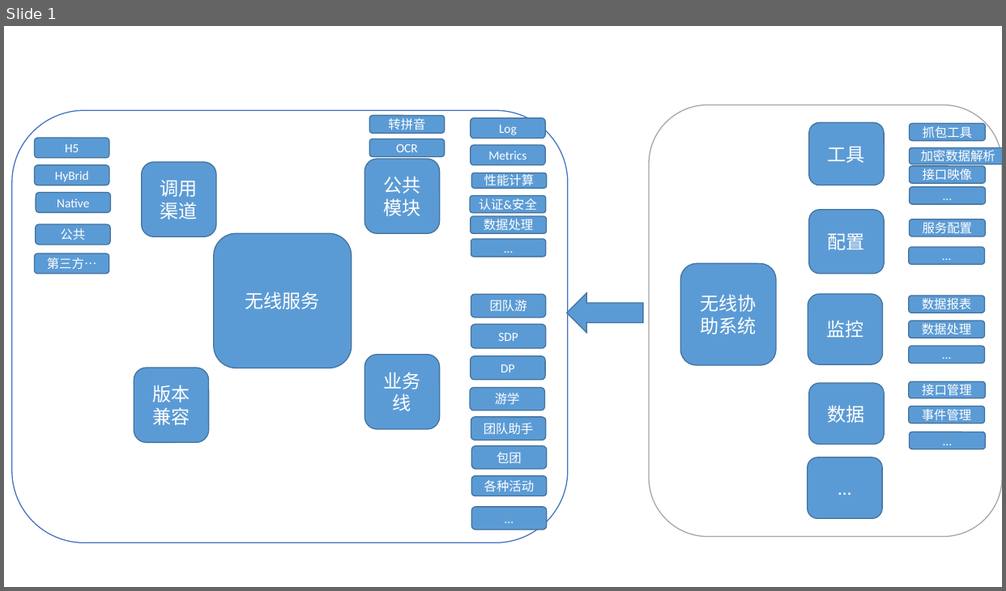
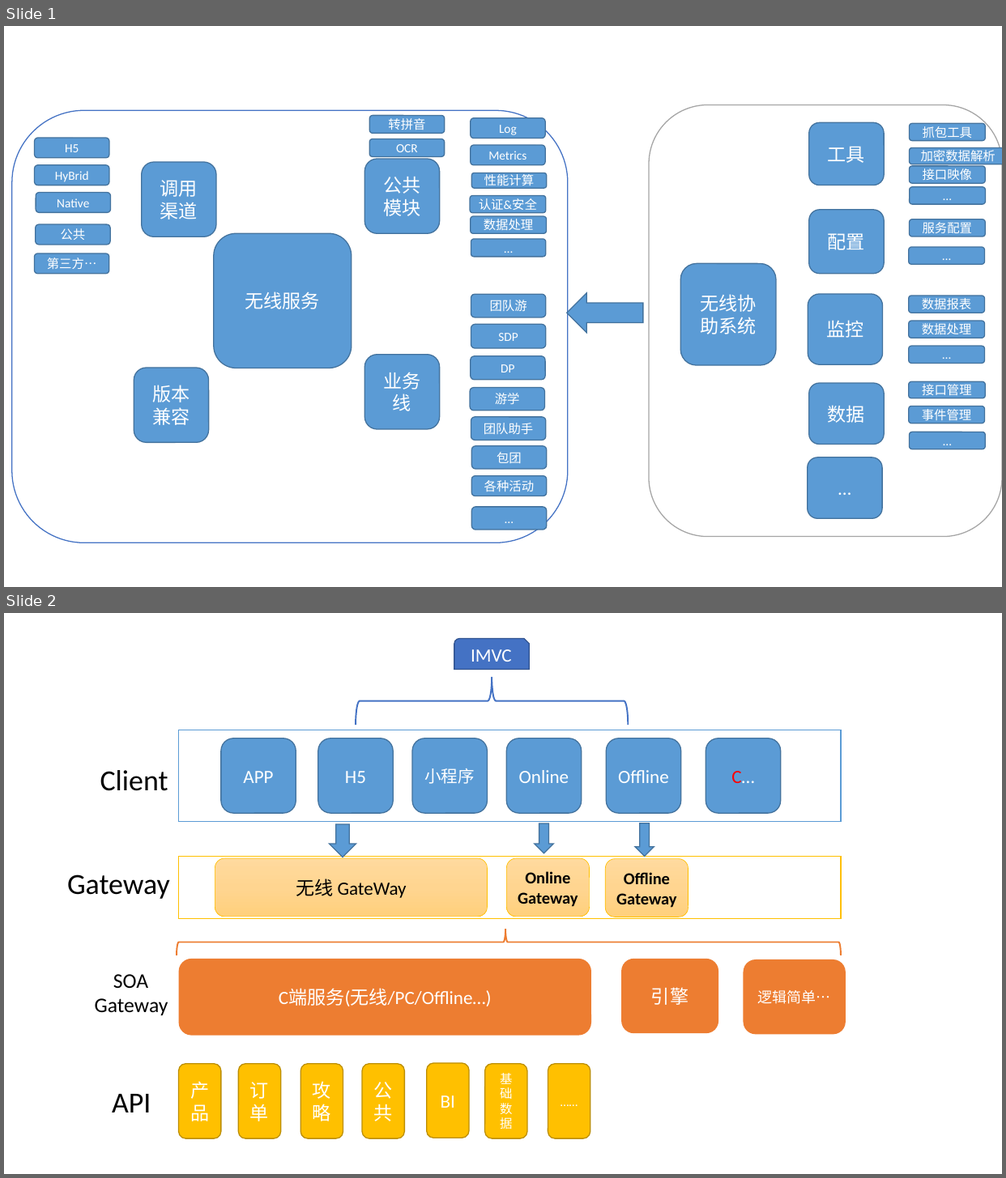
Before and after one commit to rockhe168/MyDocument, a slide deck: TechPlan/无线服务功能架构图.pptx. Shown one above the other, each under a label of ours: slide 1 before the commit, slides 1 and 2 after it. The pictures are 1006x591 and 1006x1178 pixels, drawn with LibreOffice and Linux fonts; fonts in the diff are those of the drawing. Boxes give left, top, right and bottom in pixels: in the first picture for what was removed or moved away, otherwise in the second. Text is boxed around its words. In the diff, an @@ line names an element or a change of style, - is before the commit and + after.

```diff
--- a/TechPlan/无线服务功能架构图.pptx
+++ b/TechPlan/无线服务功能架构图.pptx
@@ slide 2 added at [4,613,1002,1174], background #FFFFFF @@
@@ snip round rect added at [454,638,530,669], fill #4472C4, outline #325491 1 pt, 18 pt, text #FFFFFF @@
+IMVC
@@ left brace added at [356,677,629,726], outline #4472C4 1.5 pt @@
@@ rectangle added at [178,730,841,821], fill #FFFFFF, outline #5B9BD5 1 pt @@
@@ rounded rectangle added at [221,739,296,814], fill #5B9BD5, outline #43739E 1 pt, 18 pt, text #FFFFFF @@
+APP
@@ rounded rectangle added at [318,739,394,814], fill #5B9BD5, outline #43739E 1 pt, 18 pt, text #FFFFFF @@
+H5
@@ rounded rectangle added at [413,739,488,814], fill #5B9BD5, outline #43739E 1 pt, 16 pt, text #FFFFFF @@
+小程序
@@ rounded rectangle added at [506,739,582,814], fill #5B9BD5, outline #43739E 1 pt, 18 pt, text #FFFFFF @@
+Online
@@ rounded rectangle added at [606,739,681,814], fill #5B9BD5, outline #43739E 1 pt, 18 pt, text #FFFFFF @@
+Offline
@@ rounded rectangle added at [706,739,781,814], fill #5B9BD5, outline #43739E 1 pt, 18 pt, text #FF0000 @@
+C…
@@ text added at [100,770,168,791], 28 pt, text #000000 @@
+Client
@@ down arrow added at [329,824,356,857], fill #5B9BD5, outline #43739E 1 pt @@
@@ down arrow added at [535,824,554,854], fill #5B9BD5, outline #43739E 1 pt @@
@@ down arrow added at [635,824,654,856], fill #5B9BD5, outline #43739E 1 pt @@
@@ text added at [67,875,170,899], 28 pt, text #000000 @@
+Gateway
@@ rectangle added at [178,856,841,918], fill #FFFFFF, outline #FFC000 1 pt @@
@@ rounded rectangle added at [215,858,488,917], fill gradient #FFDB9E to #FFD590 to #FFD07C, outline #FFC000 0.5 pt, 18 pt, text #000000 @@
+无线 GateWay
@@ rounded rectangle added at [506,858,590,917], fill gradient #FFDB9E to #FFD590 to #FFD07C, outline #FFC000 0.5 pt, 16 pt, text #000000, bold @@
+Online
+Gateway
@@ rounded rectangle added at [605,859,688,918], fill gradient #FFDB9E to #FFD590 to #FFD07C, outline #FFC000 0.5 pt, 16 pt, text #000000, bold @@
+Offline
+Gateway
@@ left brace added at [177,929,842,956], outline #ED7D31 1.5 pt @@
@@ text added at [95,974,168,1016], 20 pt, text #000000 @@
+SOA
+Gateway
@@ rounded rectangle added at [178,959,591,1036], fill #ED7D31, 18 pt, text #FFFFFF @@
+C端服务(无线/PC/Offline…)
@@ rounded rectangle added at [621,959,719,1033], fill #ED7D31, 18 pt, text #FFFFFF @@
+引擎
@@ rounded rectangle added at [744,960,846,1034], fill #ED7D31, 14 pt, text #FFFFFF @@
+逻辑简单…
@@ rounded rectangle added at [178,1064,221,1139], fill #FFC000, outline #BD8E00 1 pt, 18 pt, text #FFFFFF @@
+产品
@@ rounded rectangle added at [238,1064,281,1139], fill #FFC000, outline #BD8E00 1 pt, 18 pt, text #FFFFFF @@
+订单
@@ rounded rectangle added at [300,1064,343,1139], fill #FFC000, outline #BD8E00 1 pt, 18 pt, text #FFFFFF @@
+攻略
@@ rounded rectangle added at [362,1064,404,1139], fill #FFC000, outline #BD8E00 1 pt, 18 pt, text #FFFFFF @@
+公共
@@ rounded rectangle added at [427,1063,470,1139], fill #FFC000, outline #BD8E00 1 pt, 18 pt, text #FFFFFF @@
+BI
@@ rounded rectangle added at [485,1064,528,1139], fill #FFC000, outline #BD8E00 1 pt, 12 pt, text #FFFFFF @@
+基础数据
@@ rounded rectangle added at [548,1064,591,1139], fill #FFC000, outline #BD8E00 1 pt, 12 pt, text #FFFFFF @@
+……
@@ text added at [112,1094,151,1113], 28 pt, text #000000 @@
+API
```
Also in this commit, not shown: 3 other slides added, 22 other files.
